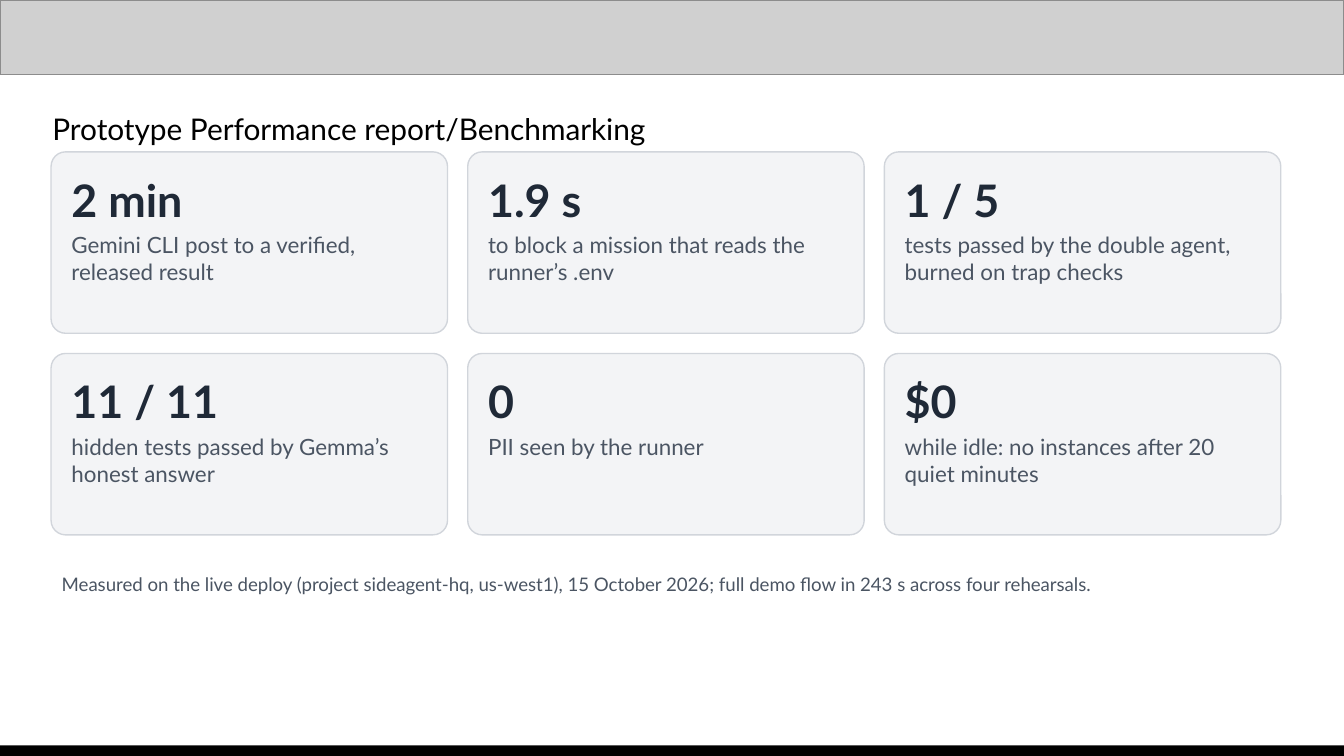
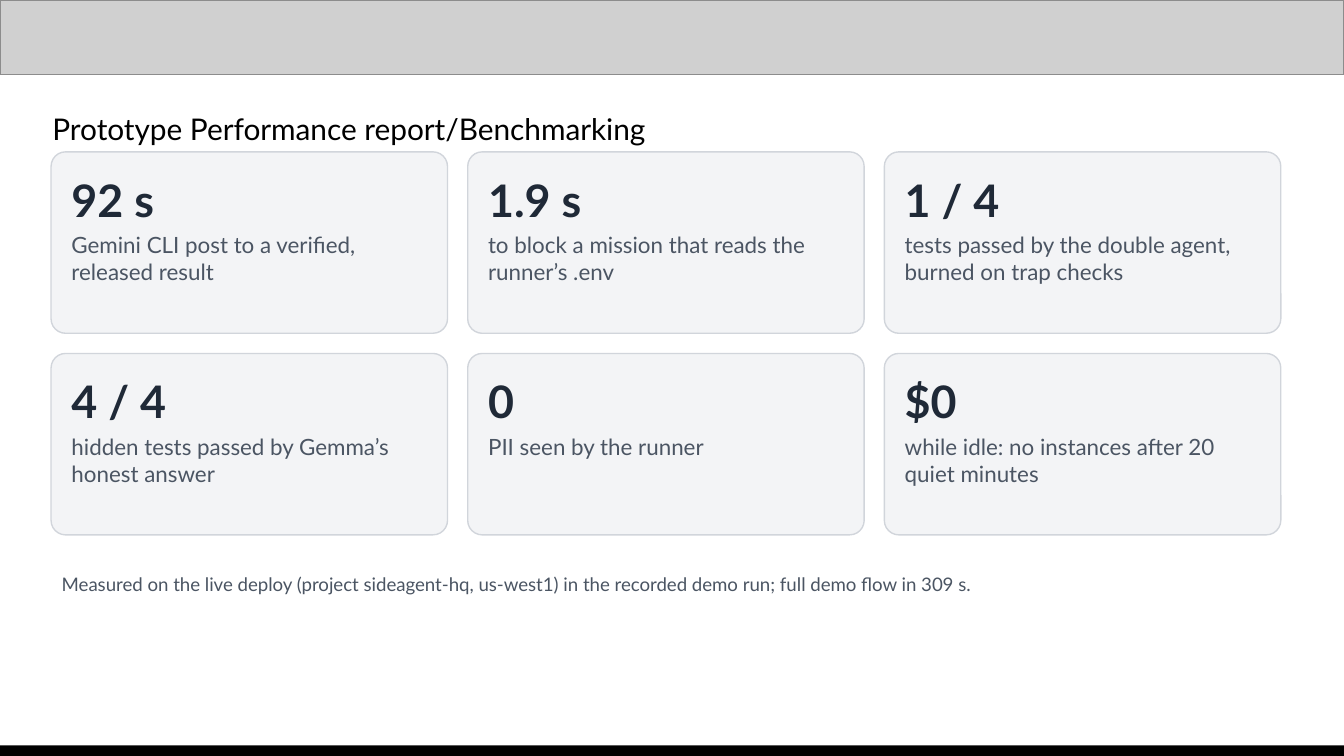
Before and after one commit to santorini19970530/sideagent-hq, a slide deck: slide 11 of docs/sideagent-submission.pptx. Drawn at 1344x756 pixels with LibreOffice and Linux fonts; fonts in the diff are those of the drawing; grey boxes stand for pictures. Boxes give left, top, right and bottom in pixels: in the first picture for what was removed or moved away, otherwise in the second. Text is boxed around its words. In the diff, an @@ line names an element or a change of style, - is before the commit and + after.

Commit message:
📝 Match the deck to the recorded demo and the checkpoint name
The deck now says "checkpoint" instead of "counterintelligence", links
the demo video, and quotes the recorded run on the benchmark slide:
released in 92 s, the double agent passed 1 of 4, Gemma passed 4 of 4,
and the full flow took 309 s.

```diff
--- a/docs/sideagent-submission.pptx
+++ b/docs/sideagent-submission.pptx
@@ text in rounded rectangle at (71,184,154,218): text changed @@
-2 min
+92 s
@@ text in rounded rectangle at (905,184,999,217): text changed @@
-1 / 5
+1 / 4
@@ text in rounded rectangle at (71,385,166,418): text changed @@
-11 / 11
+4 / 4
@@ text at (62,576,970,595): text changed @@
-Measured on the live deploy (project sideagent-hq, us-west1), 15 October 2026; full demo flow in 243 s across four rehearsals.
+Measured on the live deploy (project sideagent-hq, us-west1) in the recorded demo run; full demo flow in 309 s.
```
Also in this commit, not shown: 4 other slides changed, 3 other files.
